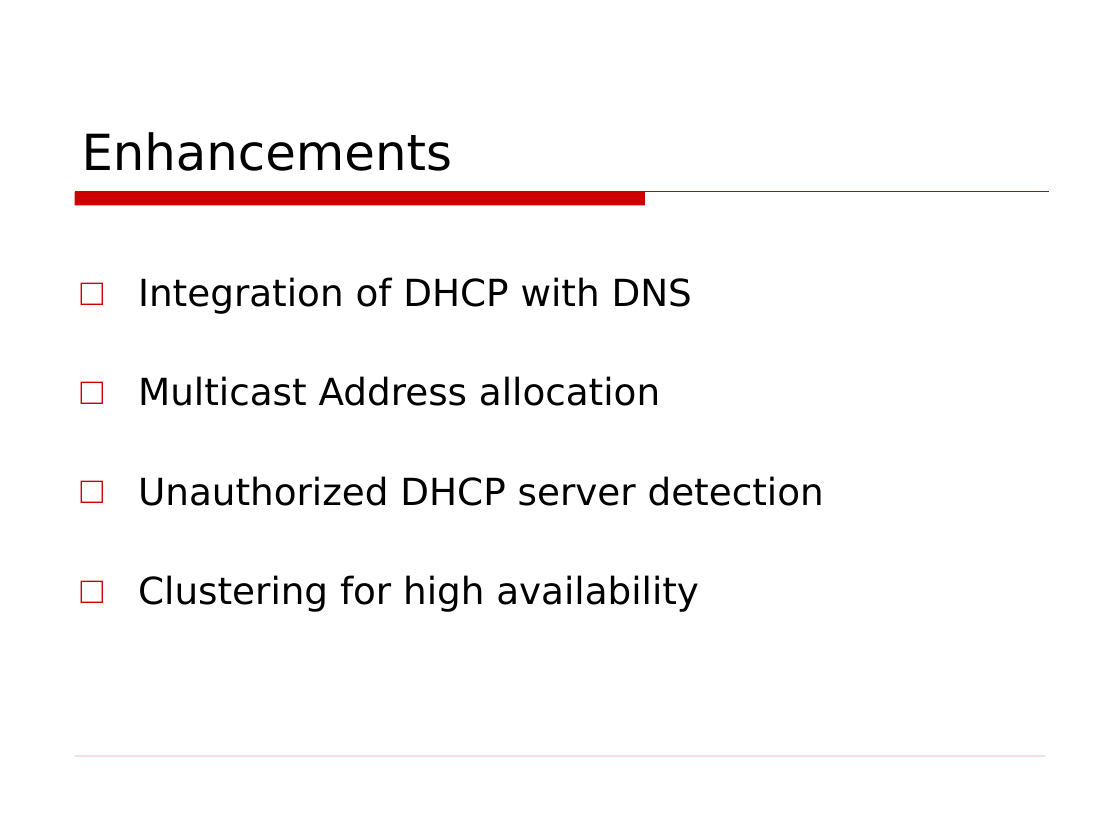
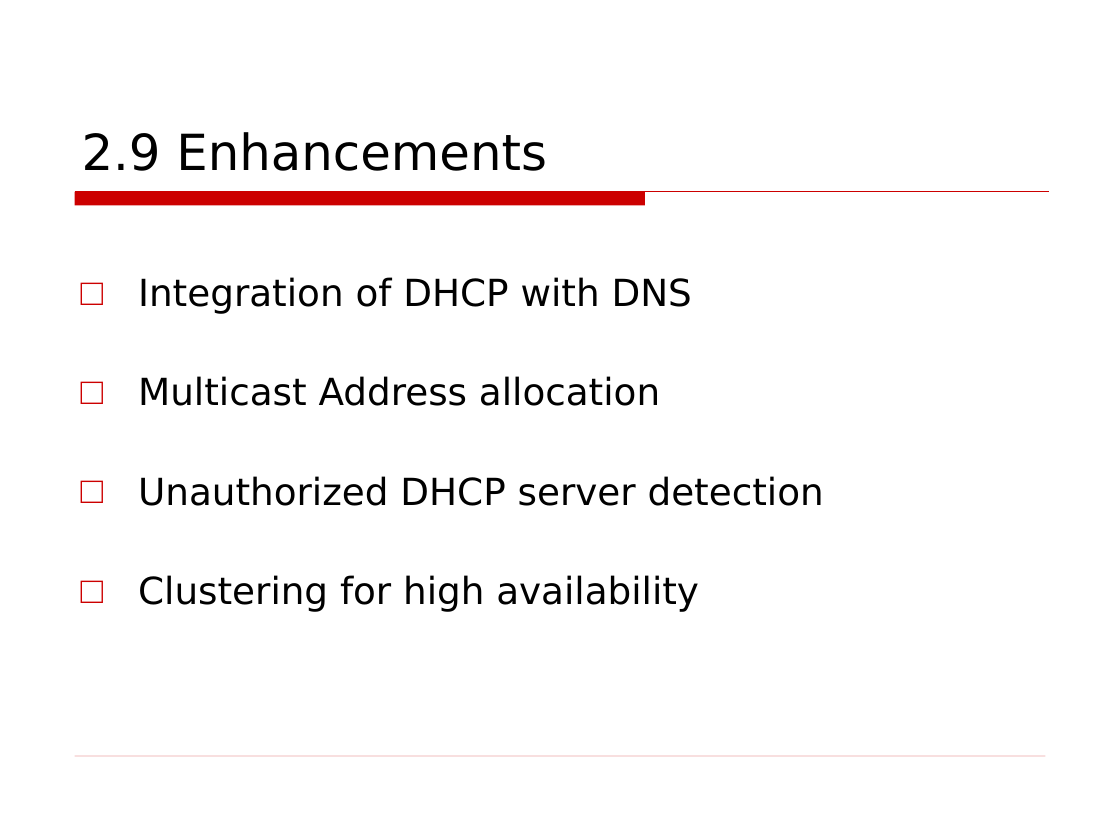
Before and after one commit to huynhlinh112/Test, a slide deck: slide 33 of DHCP.ppt (slide 25 before the commit). Drawn at 1120x840 pixels with LibreOffice and Linux fonts; fonts in the diff are those of the drawing; background and template pictures are left out. Boxes give left, top, right and bottom in pixels: in the first picture for what was removed or moved away, otherwise in the second. Text is boxed around its words. In the diff, an @@ line names an element or a change of style, - is before the commit and + after.

```diff
--- a/DHCP.ppt
+++ b/DHCP.ppt
@@ title at <box>82,132,547,171</box>: text changed @@
-Enhancements
+2.9 Enhancements
```
Also in this commit, not shown: 20 other slides changed, 22 slides added, 6 slides removed.
